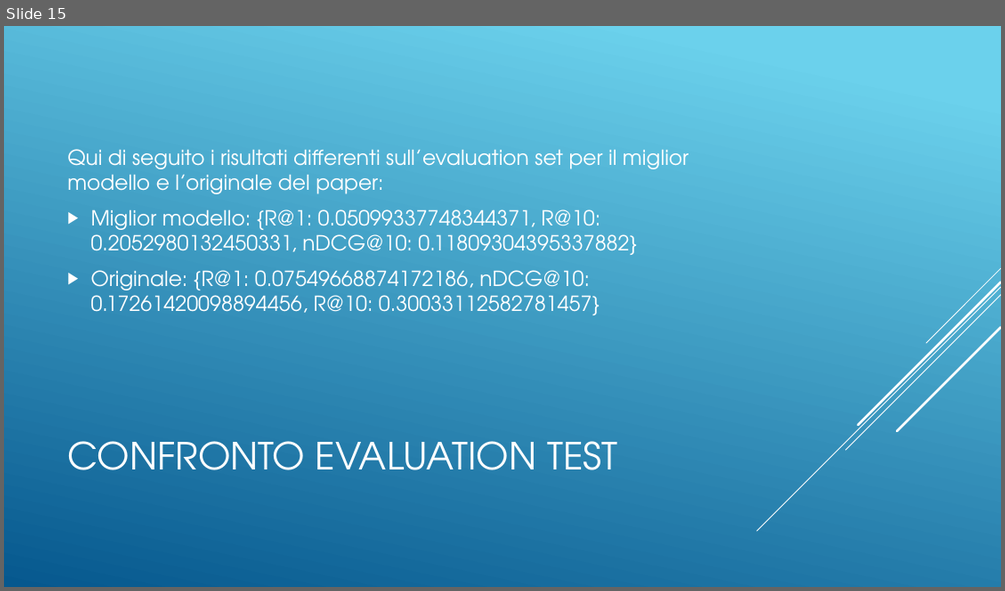
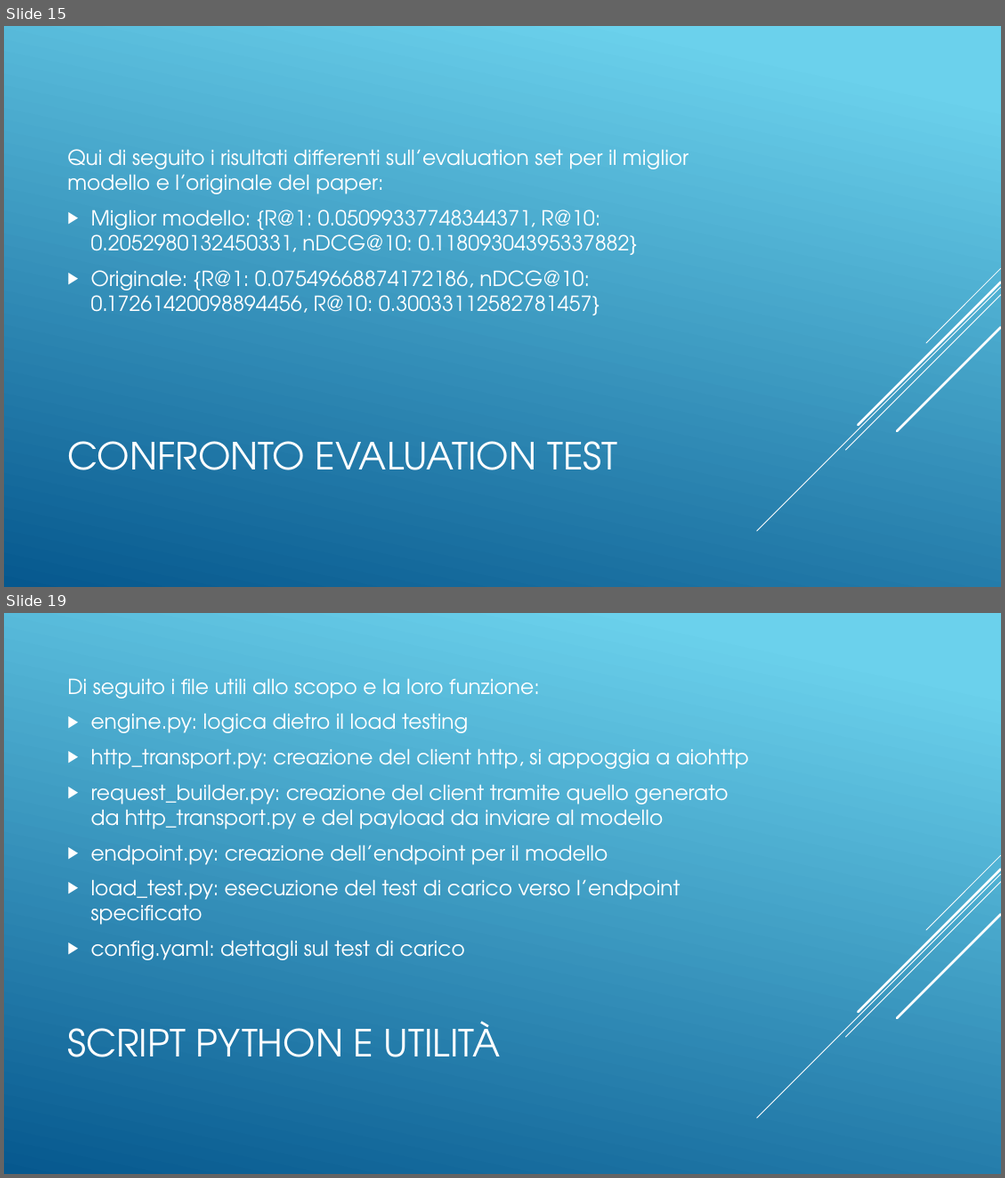
Before and after one commit to Bognanni/gsasrec-py-rust, a slide deck: Gsasrec.pptx. Shown one above the other, each under a label of ours: slide 15 before the commit, slides 15 and 19 after it; the slides between them are not shown. The pictures are 1005x591 and 1005x1178 pixels, drawn with LibreOffice and Linux fonts; fonts in the diff are those of the drawing. Boxes give left, top, right and bottom in pixels: in the first picture for what was removed or moved away, otherwise in the second. Text is boxed around its words. In the diff, an @@ line names an element or a change of style, - is before the commit and + after.

Commit message:
Update: adding a load test logic for the endpoint

```diff
--- a/Gsasrec.pptx
+++ b/Gsasrec.pptx
@@ slide 19 added at box(4, 613, 1001, 1174), background gradient #6ED2EB to #06588E; not listed: 5 template elements that a slide beside it also shows @@
@@ text added at box(67, 678, 749, 960), 20 pt, text #FFFFFF @@
+Di seguito i file utili allo scopo e la loro funzione:
+▶ engine.py: logica dietro il load testing
+▶ http_transport.py: creazione del client http, si appoggia a aiohttp
+▶ request_builder.py: creazione del client tramite quello generato da http_transport.py e del payload da inviare al modello
+▶ endpoint.py: creazione dell’endpoint per il modello
+▶ load_test.py: esecuzione del test di carico verso l’endpoint specificato
+▶ config.yaml: dettagli sul test di carico
@@ title added at box(67, 1021, 501, 1057), 36 pt, text #FFFFFF @@
+SCRIPT PYTHON E UTILITÀ
```
Also in this commit, not shown: 1 slide changed, 4 other slides added, 6 other files.
